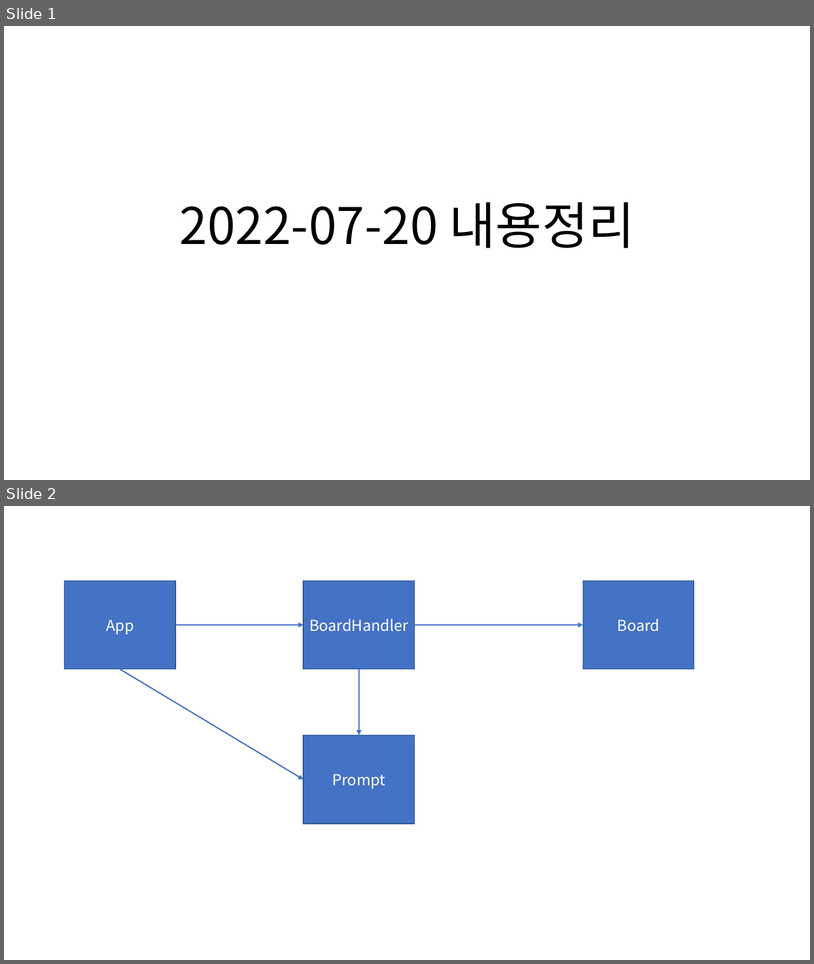
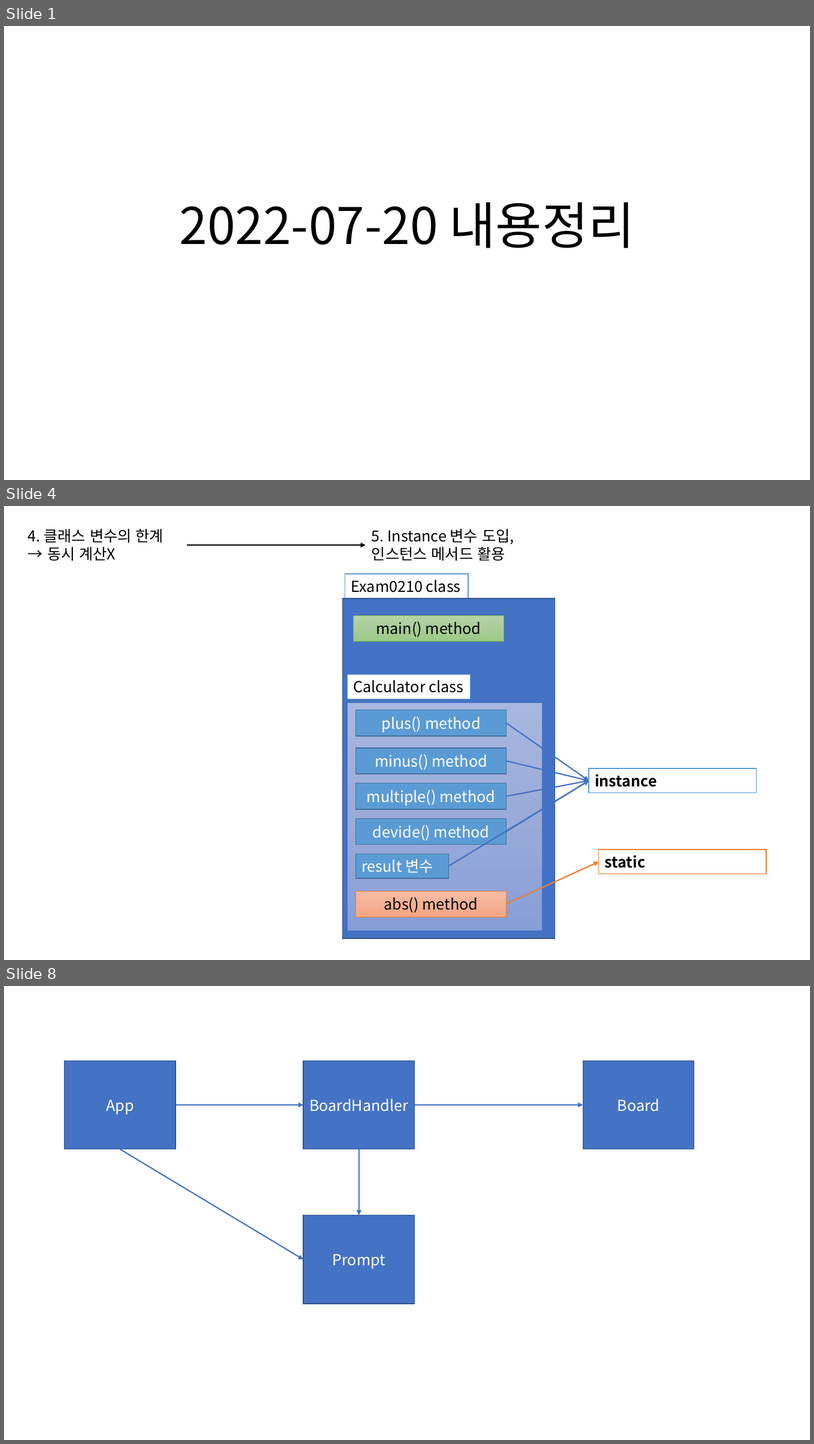
Before and after one commit to Dingadung/2022-study-workspace, a slide deck: study-note/자바/2022-07-20 내용정리.pptx. Shown one above the other, each under a label of ours: slides 1 and 2 before the commit, slides 1, 4 and 8 after it; the slides between them are not shown. The pictures are 814x964 and 814x1444 pixels, drawn with LibreOffice and Linux fonts; fonts in the diff are those of the drawing. Boxes give left, top, right and bottom in pixels: in the first picture for what was removed or moved away, otherwise in the second. Text is boxed around its words. In the diff, an @@ line names an element or a change of style, - is before the commit and + after.

```diff
--- a/study-note/자바/2022-07-20 내용정리.pptx
+++ b/study-note/자바/2022-07-20 내용정리.pptx
@@ slide 4 added at (x1=4, y1=506, x2=810, y2=960), background #FFFFFF @@
@@ text added at (x1=28, y1=529, x2=164, y2=561), 18 pt, text #000000 @@
+4. 클래스 변수의 한계
+→ 동시 계산X
@@ text added at (x1=372, y1=529, x2=514, y2=561), 18 pt, text #000000 @@
+5. Instance 변수 도입,
+인스턴스 메서드 활용
@@ arrow added from (186, 546) to (366, 546), #000000 1.5 pt @@
@@ rectangle added at (x1=345, y1=574, x2=468, y2=598), fill #FFFFFF, outline #5B9BD5 1 pt, 18 pt, text #000000 @@
+Exam0210 class
@@ rectangle added at (x1=343, y1=598, x2=555, y2=939), fill #4472C4, outline #325491 1 pt @@
@@ rectangle added at (x1=354, y1=615, x2=504, y2=641), fill gradient #B5D5A7 to #AACE9A to #9CC987, outline #70AD47 0.5 pt, 18 pt, text #000000 @@
+main() method
@@ rectangle added at (x1=348, y1=674, x2=471, y2=699), fill #FFFFFF, outline #5B9BD5 1 pt, 18 pt, text #000000 @@
+Calculator class
@@ rectangle added at (x1=348, y1=703, x2=543, y2=931), fill gradient #A8B7DF to #9AABD9 to #889ED7, outline #4472C4 0.5 pt @@
@@ rectangle added at (x1=356, y1=710, x2=507, y2=736), fill #5B9BD5, outline #43739E 1 pt, 18 pt, text #FFFFFF @@
+plus() method
@@ arrow added from (507, 723) to (589, 781), #4472C4 1.5 pt @@
@@ rectangle added at (x1=356, y1=748, x2=507, y2=774), fill #5B9BD5, outline #43739E 1 pt, 18 pt, text #FFFFFF @@
+minus() method
@@ arrow added from (507, 760) to (589, 781), #4472C4 1.5 pt @@
@@ rectangle added at (x1=589, y1=769, x2=756, y2=793), fill #FFFFFF, outline #5B9BD5 1 pt, 18 pt, text #000000, bold @@
+instance
@@ rectangle added at (x1=356, y1=783, x2=507, y2=809), fill #5B9BD5, outline #43739E 1 pt, 18 pt, text #FFFFFF @@
+multiple() method
@@ arrow added from (449, 866) to (589, 781), #4472C4 1.5 pt @@
@@ arrow added from (507, 796) to (589, 781), #4472C4 1.5 pt @@
@@ arrow added from (507, 831) to (589, 781), #4472C4 1.5 pt @@
@@ rectangle added at (x1=356, y1=818, x2=507, y2=844), fill #5B9BD5, outline #43739E 1 pt, 18 pt, text #FFFFFF @@
+devide() method
@@ rectangle added at (x1=356, y1=854, x2=449, y2=878), fill #5B9BD5, outline #43739E 1 pt, 18 pt, text #FFFFFF @@
+result 변수
@@ arrow added from (507, 903) to (599, 862), #ED7D31 1.5 pt @@
@@ rectangle added at (x1=599, y1=850, x2=767, y2=874), fill #FFFFFF, outline #ED7D31 1 pt, 18 pt, text #000000, bold @@
+static
@@ rectangle added at (x1=356, y1=891, x2=507, y2=917), fill gradient #F7BDA5 to #F5B196 to #F8A582, outline #ED7D31 0.5 pt, 18 pt, text #000000 @@
+abs() method
@@ what was slide 2 is now slide 8 @@
```
Also in this commit, not shown: 5 other slides added, 1 other file.
